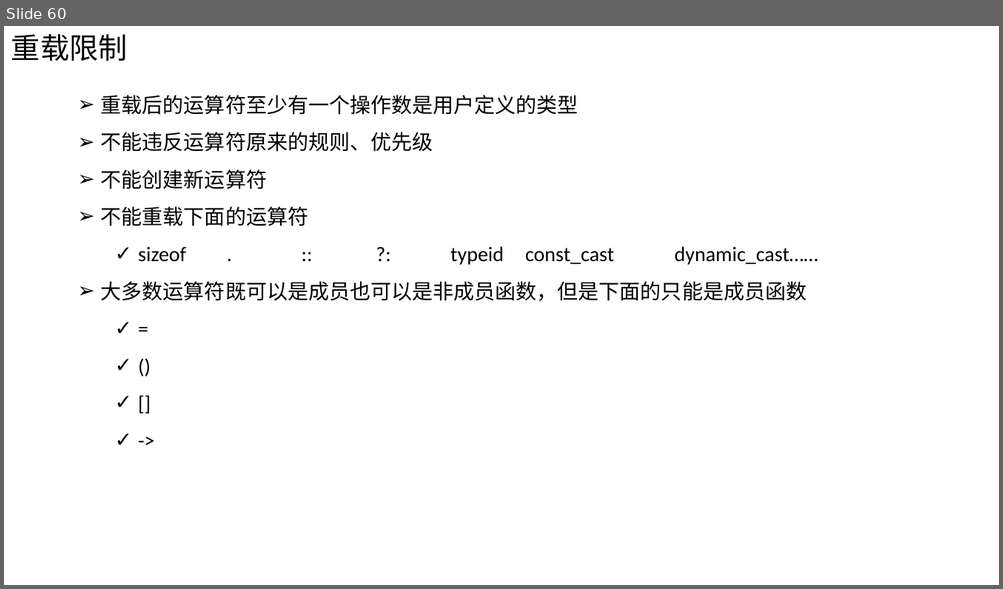
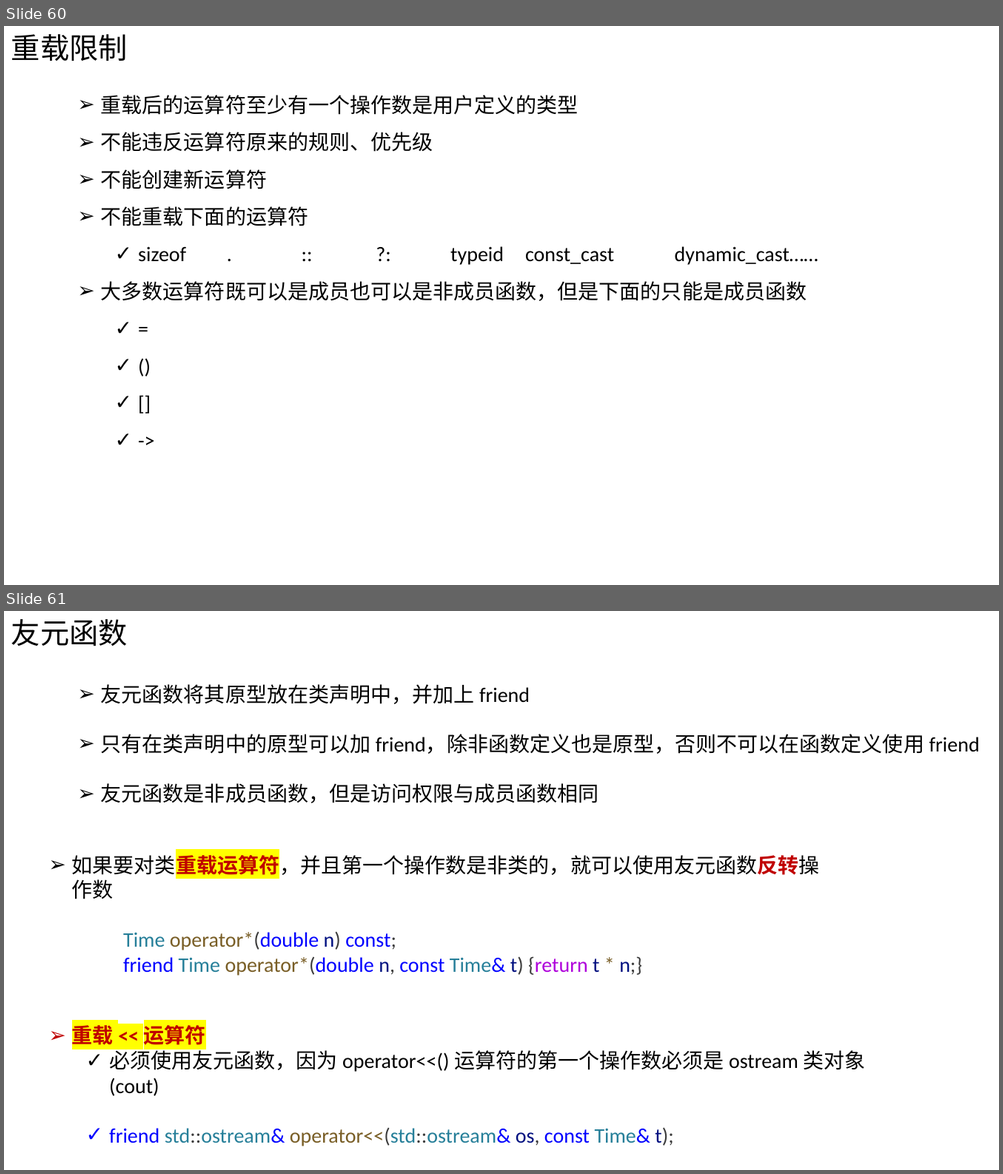
Before and after one commit to Chao200/CPP_Primer_Plus, a slide deck: C++ Primer Plus.pptx. Shown one above the other, each under a label of ours: slide 60 before the commit, slides 60 and 61 after it. The pictures are 1003x589 and 1003x1174 pixels, drawn with LibreOffice and Linux fonts; fonts in the diff are those of the drawing. Boxes give left, top, right and bottom in pixels: in the first picture for what was removed or moved away, otherwise in the second. Text is boxed around its words. In the diff, an @@ line names an element or a change of style, - is before the commit and + after.

```diff
--- a/C++ Primer Plus.pptx
+++ b/C++ Primer Plus.pptx
@@ slide 61 added at (4,611,999,1170), background #FFFFFF @@
@@ text added at (11,619,128,646), 28 pt, text #000000 @@
+友元函数
@@ text added at (101,684,979,803), 20 pt, text #000000 @@
+➢ 友元函数将其原型放在类声明中，并加上 friend
+➢ 只有在类声明中的原型可以加 friend，除非函数定义也是原型，否则不可以在函数定义使用 friend
+➢ 友元函数是非成员函数，但是访问权限与成员函数相同
@@ text added at (72,852,819,976), 20 pt, text #000000 @@
+➢ 如果要对类重载运算符，并且第一个操作数是非类的，就可以使用友元函数反转操作数
+Time operator*(double n) const;
+friend Time operator*(double n, const Time& t) {return t * n;}
@@ text added at (72,1025,865,1147), 20 pt, text #000000 @@
+➢ 重载 << 运算符
+  ✓ 必须使用友元函数，因为 operator<<() 运算符的第一个操作数必须是 ostream 类对象(cout)
+  ✓ friend std::ostream& operator<<(std::ostream& os, const Time& t);
```
Also in this commit, not shown: 1 slide changed, 16 other slides added.
